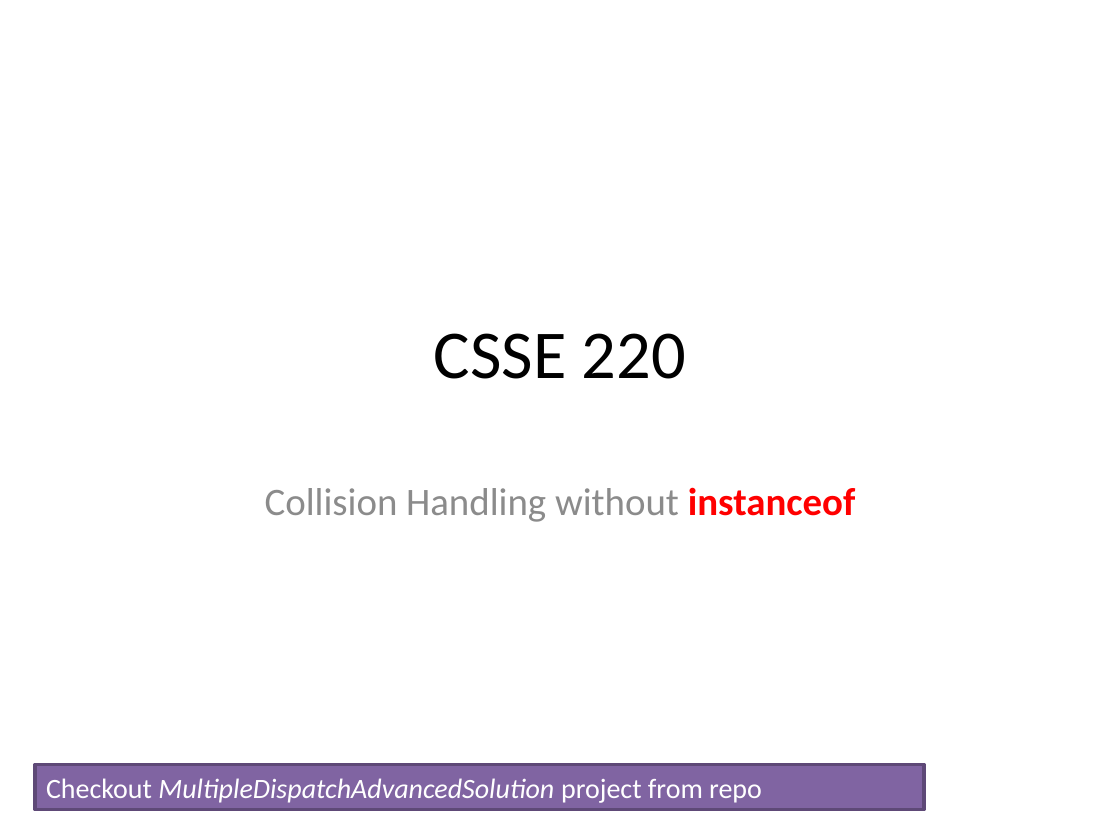
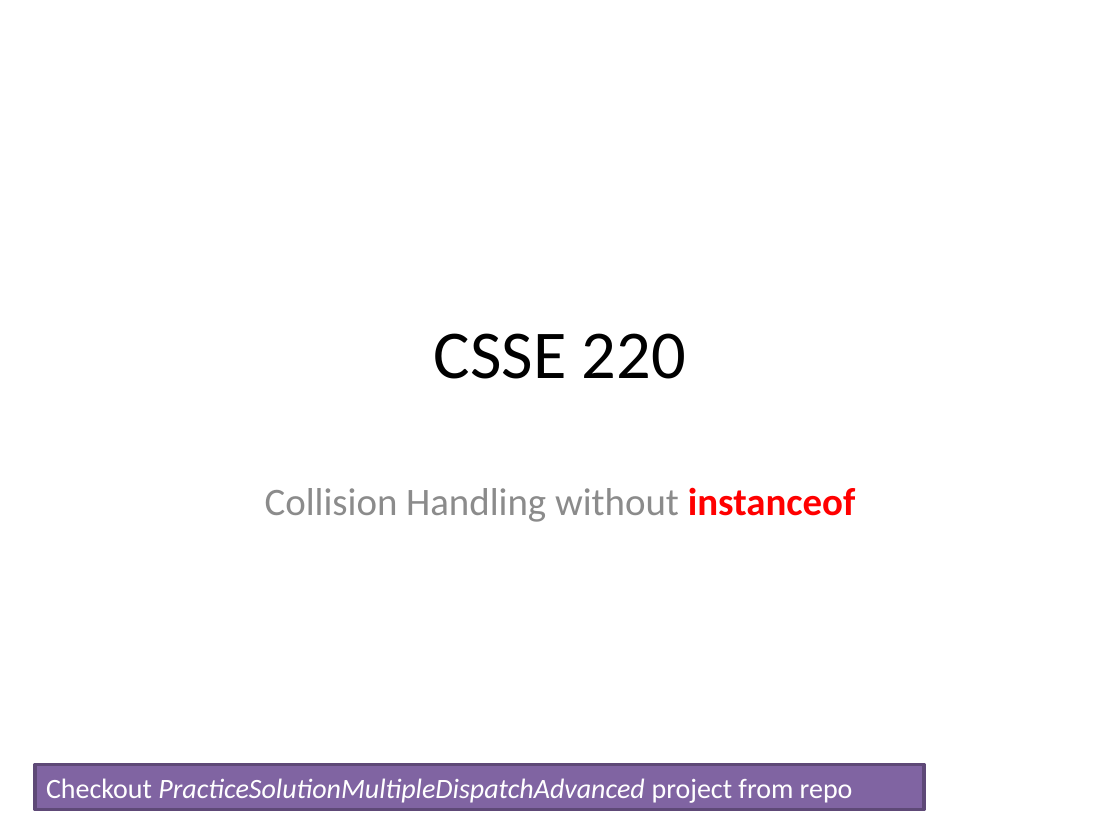
Before and after one commit to RHIT-CSSE/csse220, a slide deck: slide 1 of ClassMaterials/CollisionHandling/Slides/Part3-MultipleDispatch.pptx. Drawn at 1120x840 pixels with LibreOffice and Linux fonts; fonts in the diff are those of the drawing. Boxes give left, top, right and bottom in pixels: in the first picture for what was removed or moved away, otherwise in the second. Text is boxed around its words. In the diff, an @@ line names an element or a change of style, - is before the commit and + after.

```diff
--- a/ClassMaterials/CollisionHandling/Slides/Part3-MultipleDispatch.pptx
+++ b/ClassMaterials/CollisionHandling/Slides/Part3-MultipleDispatch.pptx
@@ text in rectangle at bbox=[46, 778, 853, 803]: text changed @@
-Checkout MultipleDispatchAdvancedSolution project from repo
+Checkout PracticeSolutionMultipleDispatchAdvanced project from repo
```
Also in this commit, not shown: 2 other files.
